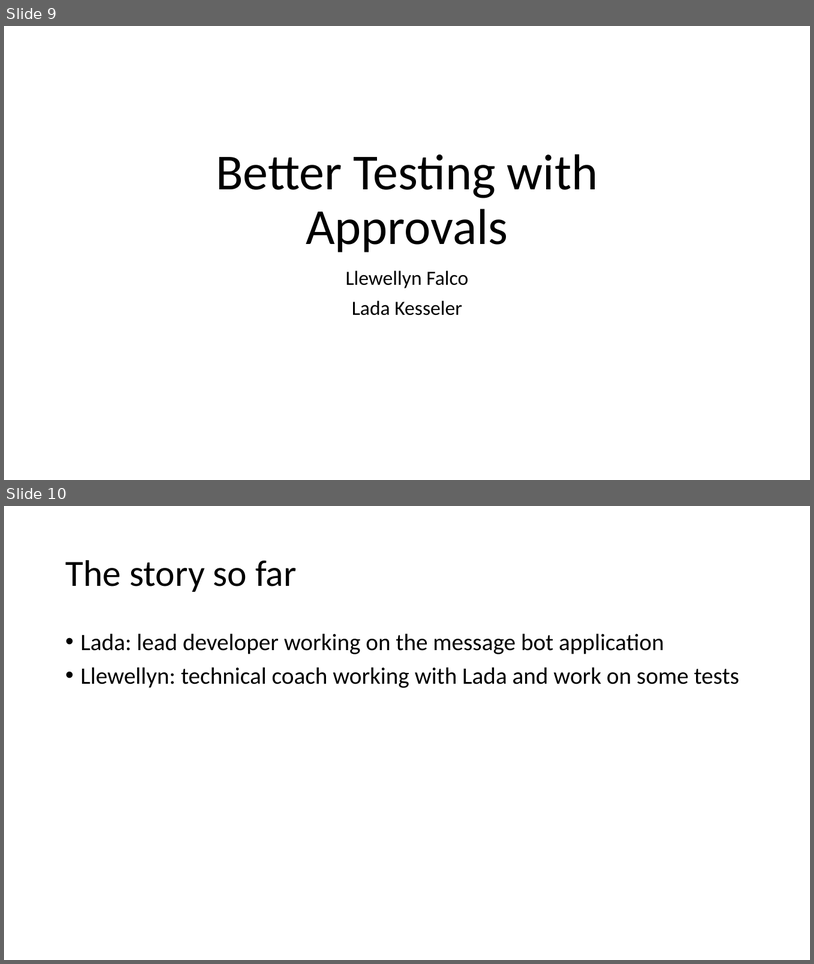
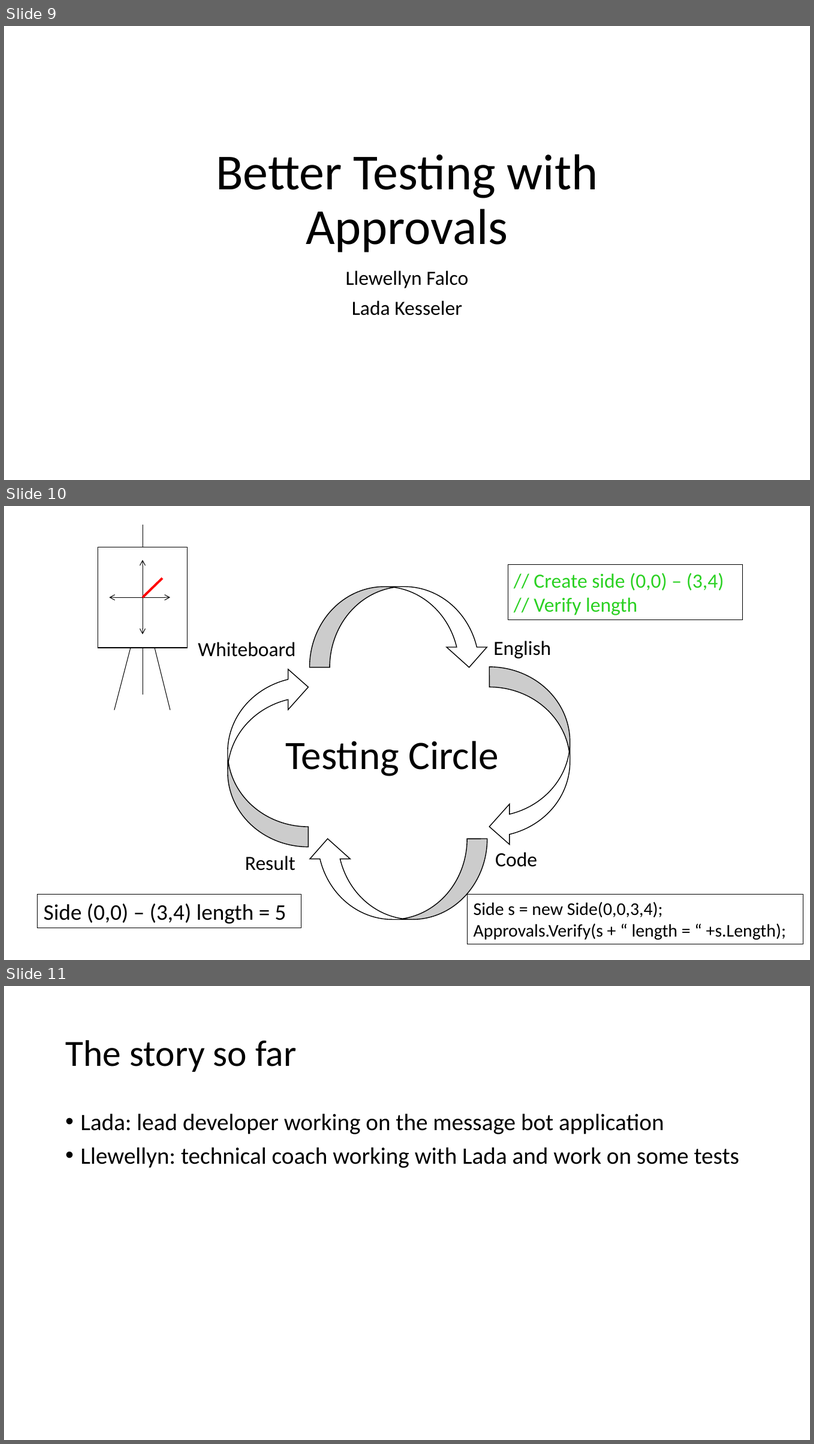
Before and after one commit to LearnWithLlew/TestingBetterWithApprovals.Slides, a slide deck: slides/Testing Better with Approvals.pptx. Shown one above the other, each under a label of ours: slides 9 and 10 before the commit, slides 9, 10 and 11 after it. The pictures are 814x964 and 814x1444 pixels, drawn with LibreOffice and Linux fonts; fonts in the diff are those of the drawing. Boxes give left, top, right and bottom in pixels: in the first picture for what was removed or moved away, otherwise in the second. Text is boxed around its words. In the diff, an @@ line names an element or a change of style, - is before the commit and + after.

Commit message:
Added testing circle

```diff
--- a/slides/Testing Better with Approvals.pptx
+++ b/slides/Testing Better with Approvals.pptx
@@ slide 10 added at (x1=4, y1=506, x2=810, y2=960), background #FFFFFF @@
@@ rectangle added at (x1=508, y1=565, x2=743, y2=620), fill #FFFFFF, outline #000000 0.75 pt, 24 pt, text #2AD122 @@
+// Create side (0,0) – (3,4)
+// Verify length
@@ group added at (x1=98, y1=525, x2=188, y2=710): 5 lines, 2 double arrows, 1 rectangle @@
@@ curved down arrow added at (x1=310, y1=586, x2=490, y2=667), fill #FFFFFF, outline #000000 1 pt @@
@@ text added at (x1=198, y1=642, x2=296, y2=657), 24 pt, text #000000 @@
+Whiteboard
@@ text added at (x1=494, y1=640, x2=551, y2=658), 24 pt, text #000000 @@
+English
@@ curved down arrow added at (x1=228, y1=667, x2=308, y2=847), fill #FFFFFF, outline #000000 1 pt @@
@@ curved down arrow added at (x1=490, y1=667, x2=570, y2=847), fill #FFFFFF, outline #000000 1 pt @@
@@ text added at (x1=285, y1=741, x2=499, y2=776), 48 pt, text #000000 @@
+Testing Circle
@@ curved down arrow added at (x1=308, y1=839, x2=488, y2=919), fill #FFFFFF, outline #000000 1 pt @@
@@ text added at (x1=245, y1=855, x2=296, y2=870), 24 pt, text #000000 @@
+Result
@@ text added at (x1=495, y1=852, x2=537, y2=867), 24 pt, text #000000 @@
+Code
@@ rectangle added at (x1=38, y1=894, x2=302, y2=928), fill #FFFFFF, outline #000000 0.75 pt, 26.7 pt, text #000000 @@
+Side (0,0) – (3,4) length = 5
@@ rectangle added at (x1=468, y1=894, x2=804, y2=944), fill #FFFFFF, outline #000000 0.75 pt, 21.3 pt, text #000000 @@
+Side s = new Side(0,0,3,4);
+Approvals.Verify(s + “ length = “ +s.Length);
@@ what was slide 10 is now slide 11 @@
```
